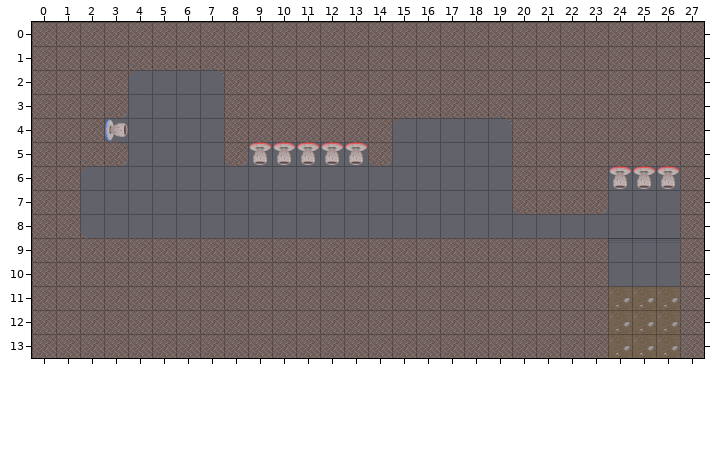
Level history. Tiled map: trickleLibrary/OG2D/data/tileset/ice3.tmx. That is the earlier state.
Cells are 256x256 px. Shown: x 0..27, y 0..13.
After:
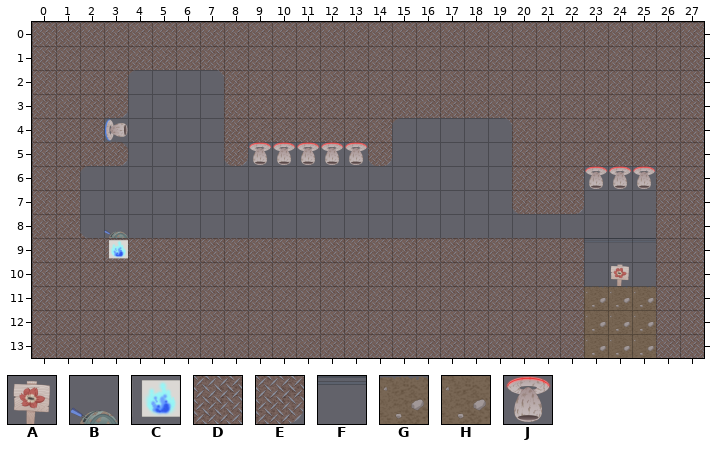
Key: from "goal": A 0; from "switch": B 5, C 16; from "trickle": D 1, E 5, F 14, G 18, H 20, J 37.
_ is an empty cell.
Tiles of an added or newly shown layer are drawn over the layers below it.
The edit:
Layer "タイル・レイヤー1":
y 6: x 23 D -> J; x 26 J -> D
y 7: x 22..23 DE -> E_; x 26 _ -> D
y 8: x 26 _ -> D
y 9: x 23 D -> F; x 26 F -> D
y 10: x 23 D -> _; x 26 _ -> D
y 11: x 23 D -> G; x 26 G -> D
y 12..13: x 23 D -> H; x 26 H -> D
Layer "タイル・レイヤー 2" (added):
y 8: x 3 _ -> B
y 9: x 3 _ -> C
y 10: x 24 _ -> A
